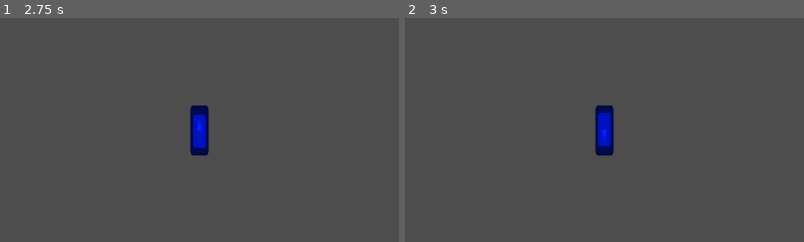
Above: before the commit, frames 1-2 (left to right).
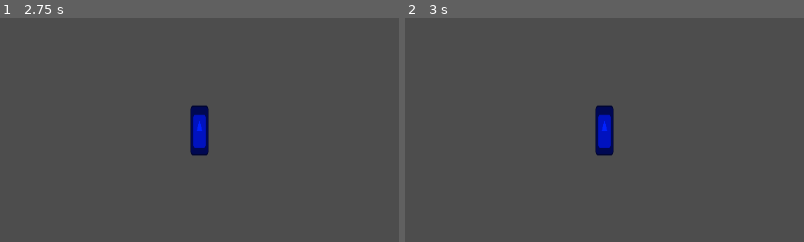
Above: after the commit, the same moments.

Repository: Xeadriel/PULS-GameJam-2025
Game: Godot game, scene res://Scenes/Player.tscn
The game is run twice, just before and just after one commit, with the same random seed, the same clock (stepped at 60 frames per second) and the same inputs. The project has no main scene, so this scene is started directly. The engine's default icon, where the game draws it, is replaced by a stand-in: a white triangle on a blue panel in a dark square.
Inputs:
- Up to frame 1 (2.75 s): tap Enter at 0.5, 2 s; hold D (moveRight) 0.53-1.28 s; tap E (interact) at 0.6, 1.35, 2.1 s; tap Space at 1.25 s; hold S (moveDown) 1.28-2.03 s; hold D (moveRight) from 2.03 s (still down)
- Up to frame 2 (3 s): tap Space at 2.75 s; release D (moveRight) at 2.78 s; hold W (moveUp) from 2.78 s (still down); tap E (interact) at 2.85 s
The pictures show only the part of the screen within x 25-75%, y 25-75%; the shares and areas given below are measured in that part.

Frame 1 is identical in both runs. In frame 2, 0.1% of the frame differs, in the area x 48-52%, y 42-59%.

Commit message:
no player sprite flipping

Diff:
--- a/Scripts/player.gd
+++ b/Scripts/player.gd
@@ -1,5 +1,4 @@
 extends CharacterBody2D
-
 
 class_name Player
 
@@ -17,10 +16,7 @@
 func processInput(delta):
 	var xDirection := Input.get_axis("moveLeft", "moveRight");
 	var yDirection := Input.get_axis("moveUp", "moveDown");
-	if xDirection != 0:
-		sprite.flip_h = xDirection == -1
-	if yDirection != 0:
-		sprite.flip_v = yDirection == -1
+
 	if yDirection:
 		velocity.y = yDirection * SPEED
 	else:
